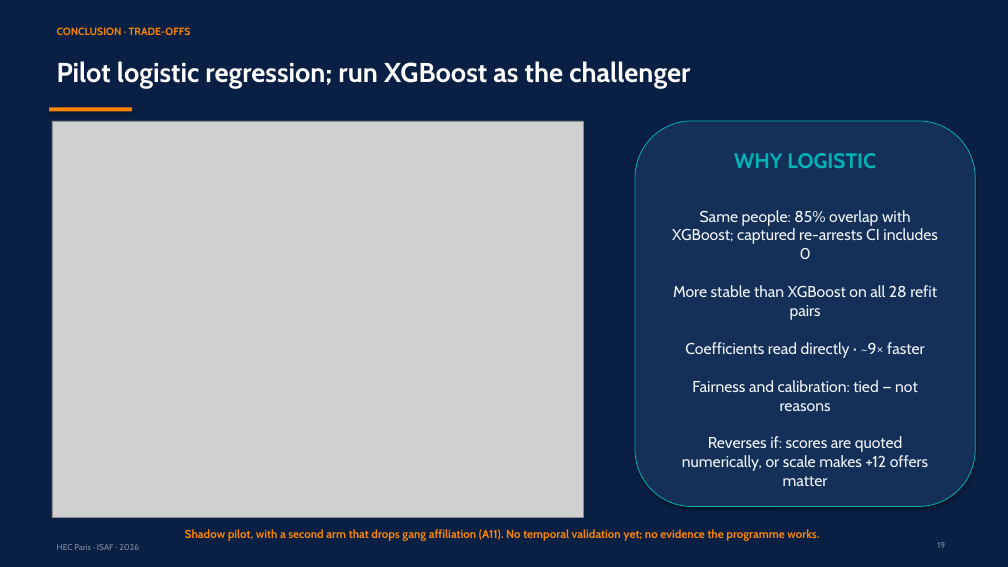
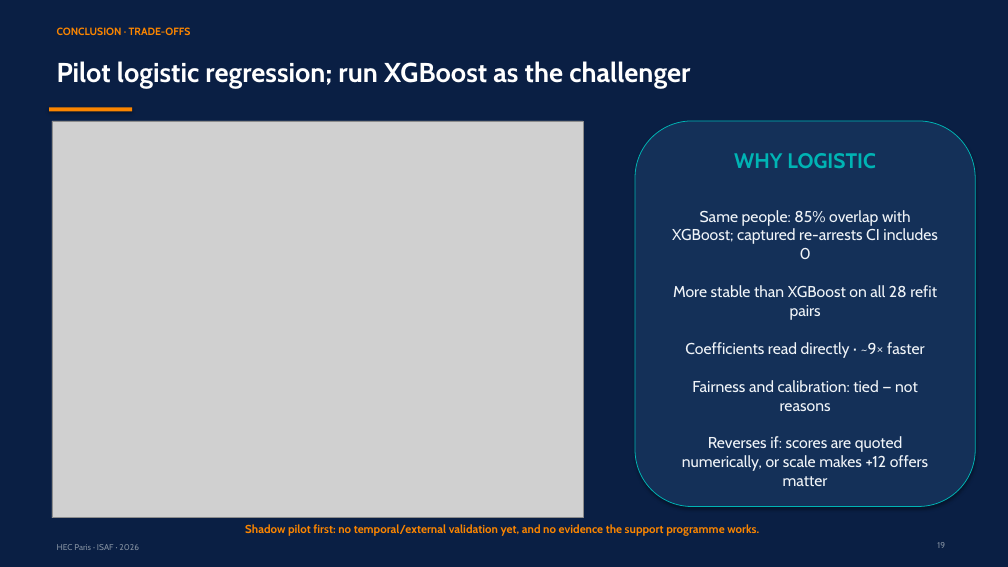
Before and after one commit to RyanBalech/recidivism-forecasting-analysis, a slide deck: slide 19 of reports/ISAF_Recidivism_Presentation.pptx. Drawn at 1008x567 pixels with LibreOffice and Linux fonts; fonts in the diff are those of the drawing; grey boxes stand for pictures. Boxes give left, top, right and bottom in pixels: in the first picture for what was removed or moved away, otherwise in the second. Text is boxed around its words. In the diff, an @@ line names an element or a change of style, - is before the commit and + after.

```diff
--- a/reports/ISAF_Recidivism_Presentation.pptx
+++ b/reports/ISAF_Recidivism_Presentation.pptx
@@ text at <box>245,524,759,536</box>: text changed @@
-Shadow pilot, with a second arm that drops gang affiliation (A11). No temporal validation yet; no evidence the programme works.
+Shadow pilot first: no temporal/external validation yet, and no evidence the support programme works.
```
Also in this commit, not shown: 3 other slides changed, 4 slides removed.
